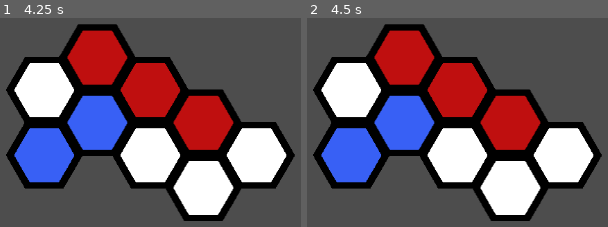
Above: before the commit, frames 1-2 (left to right).
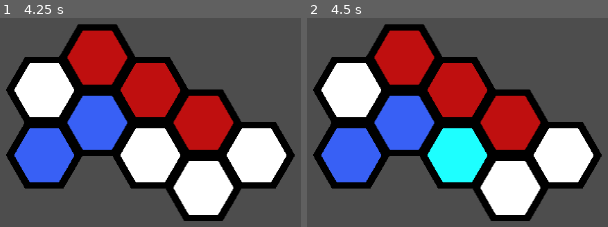
Above: after the commit, the same moments.

Repository: Goldenlion5648/GodotHexGridBasics
Game: Godot game, scene res://tile_map.tscn
Same seed, same stepped clock (60 frames per second), same inputs: the game is played once before the commit and once after it.
Inputs (mouse positions are in pixels of both pictures, inside the frame that each line leads up to):
- Up to frame 1 (4.25 s): tap Enter at 0.5, 2, 3.5 s; move the mouse to (outside the picture) at 0.52 s; click (outside the picture) at 0.67 s; tap Space at 1.25, 2.75 s; move the mouse to (207, 226) at 1.27 s; click (207, 226) at 1.42 s; move the mouse to (outside the picture) at 2.02 s; click (outside the picture) at 2.17 s; move the mouse to (outside the picture) at 2.77 s; click (outside the picture) at 2.92 s; move the mouse to (outside the picture) at 3.52 s; click (outside the picture) at 3.67 s
- Up to frame 2 (4.5 s): tap Space at 4.25 s; move the mouse to (433, 137) at 4.27 s; click (433, 137) at 4.42 s

Frame 1 is identical in both runs. In frame 2, 4.0% of the frame differs, in the area x 39-61%, y 52-79%.
Error before the commit: Parse Error: Unexpected "Identifier" in class body. (res://tile_map_controller.gd:18)

Commit message:
remove extra line

Diff:
--- a/tile_map_controller.gd
+++ b/tile_map_controller.gd
@@ -15,4 +15,3 @@
 								.get_alternative_tiles_count(current_atlas_coords)
 			set_cell(main_layer, pos_clicked, main_atlas_id, current_atlas_coords,
 							(current_tile_alt + 1) %  number_of_alts_for_clicked)
-get_cell_atlas_coords()
